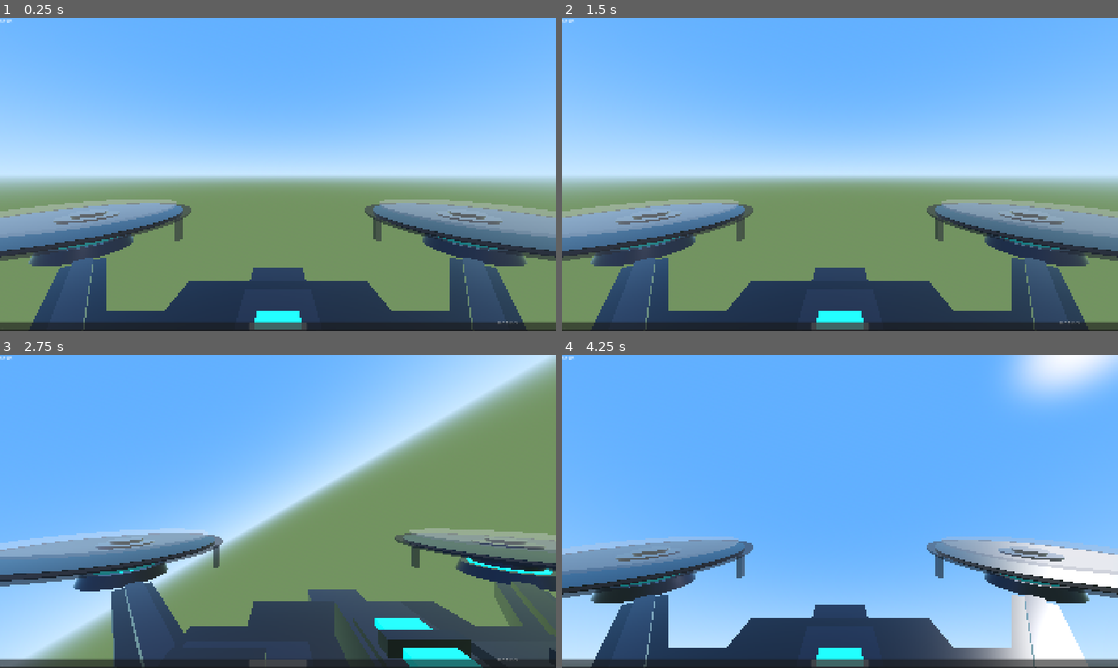
Above: before the commit, frames 1-4 (two rows, left to right).
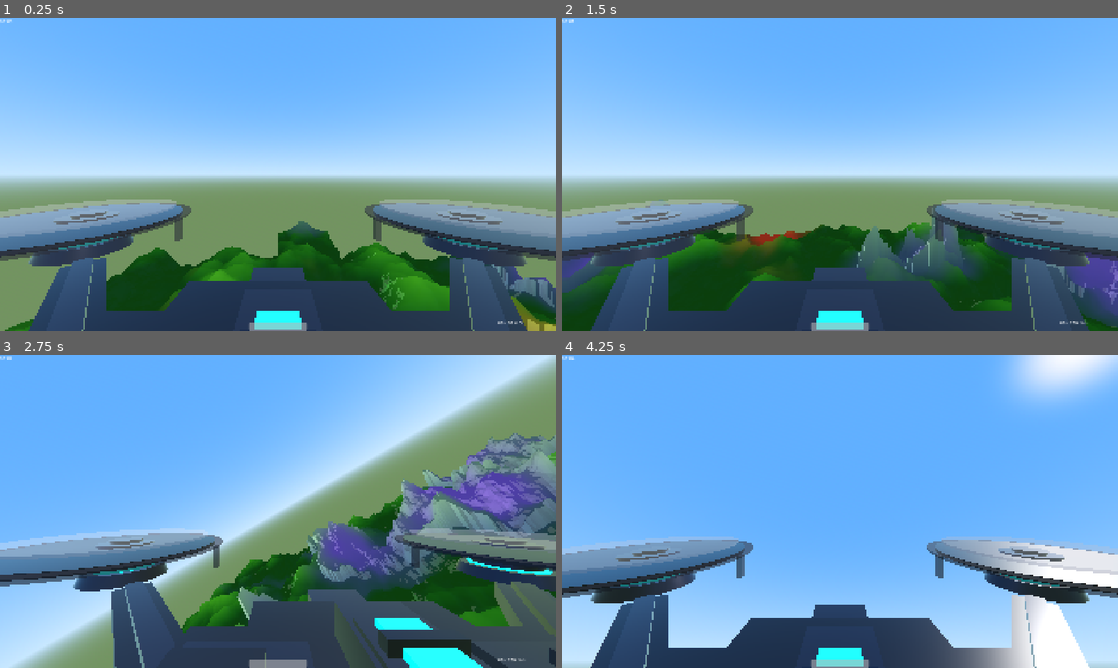
Above: after the commit, the same moments.

Repository: patakuti/vfpv
Game: Godot game, scene res://scenes/main.tscn
Two runs of this game, one before a commit and one after it. Both use one fixed random seed, a clock stepped at 60 frames per second and the inputs below.
Inputs (mouse positions are in pixels of both pictures, inside the frame that each line leads up to):
- Up to frame 1 (0.25 s): no input
- Up to frame 2 (1.5 s): tap Enter at 0.5 s; move the mouse to (962, 158) at 0.52 s; hold Right 0.53-1.25 s; hold Shift 0.53-1.25 s; click (962, 158) at 0.67 s; tap Space at 0.77 s; drag from (728, 190) to (812, 237) at 1.27 s
- Up to frame 3 (2.75 s): move the mouse to (333, 442) at 2.02 s; hold Right from 2.03 s (still down); hold L from 2.03 s (still down)
- Up to frame 4 (4.25 s): release Right at 2.75 s; release L at 2.75 s; drag from (812, 574) to (673, 464) at 2.77 s; move the mouse to (1006, 558) at 3.52 s; hold Left from 3.53 s (still down); hold K from 3.53 s (still down); tap Space at 3.77 s

The runs differ from the first frame. In frame 1, 12% of the frame differs, in the area x 0-100%, y 64-100%; in frame 2, 18%; in frame 3, 19%, in the area x 0-100%, y 1-100%; in frame 4, 2.8%.
Error before the commit: Parse Error: Cannot infer the type of "in_command_mode" variable because the value doesn't have a set type. (res://scripts/hud.gd:75)

Commit message:
Fix GDScript type inference errors causing terrain not to render
- hud.gd: explicit bool type annotation for in_command_mode to fix
  parse error from complex boolean expression with null check
- terrain_manager.gd: add get_height_at() helper method
- player.gd: add set_spawn_y() helper method

Co-Authored-By: Claude Sonnet 4.6 <noreply@anthropic.com>

Diff:
--- a/scripts/hud.gd
+++ b/scripts/hud.gd
@@ -72,7 +72,7 @@
 
 	# Status indicator
 	var status_parts: Array[String] = []
-	var in_command_mode := (not _is_android) and vi_input and vi_input.mode == vi_input.Mode.COMMAND
+	var in_command_mode: bool = (not _is_android) and vi_input != null and vi_input.mode == vi_input.Mode.COMMAND
 	if get_tree().paused and not in_command_mode:
 		status_parts.append("PAUSED")
 	if player.god_mode:
--- a/scripts/player.gd
+++ b/scripts/player.gd
@@ -409,6 +409,10 @@
 	velocity = Vector3.ZERO
 	speed = base_speed
 	boost_fuel = BOOST_MAX
+
+func set_spawn_y(y: float) -> void:
+	global_position.y = y
+	_spawn_position.y = y
 
 func _activate_camera(cam: Camera3D) -> void:
 	fpv_camera.current = (cam == fpv_camera)
--- a/scripts/terrain_manager.gd
+++ b/scripts/terrain_manager.gd
@@ -48,6 +48,16 @@
 	# Shared material for all chunks
 	_shared_material = StandardMaterial3D.new()
 	_shared_material.vertex_color_use_as_albedo = true
+
+func get_height_at(world_x: float, world_z: float) -> float:
+	var biome_val := _biome_noise.get_noise_2d(world_x, world_z)
+	var h := _noise.get_noise_2d(world_x, world_z)
+	if biome_val < -0.2:
+		return h * 25.0 - 8.0
+	elif biome_val > 0.2:
+		return h * 80.0 + 15.0
+	else:
+		return h * 40.0
 
 func setup(player: Node3D) -> void:
 	_player = player
